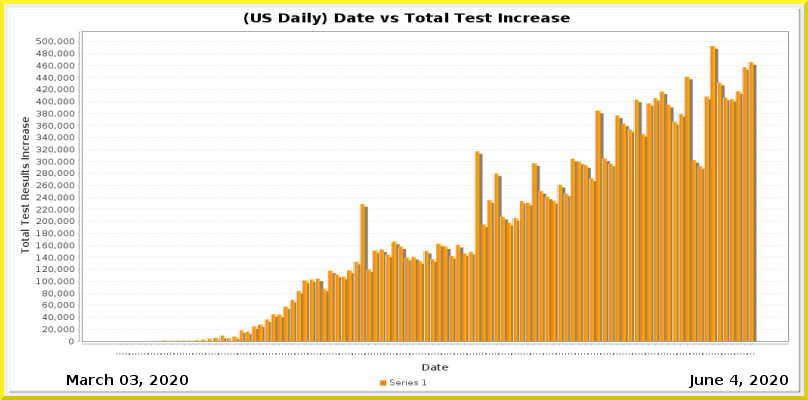
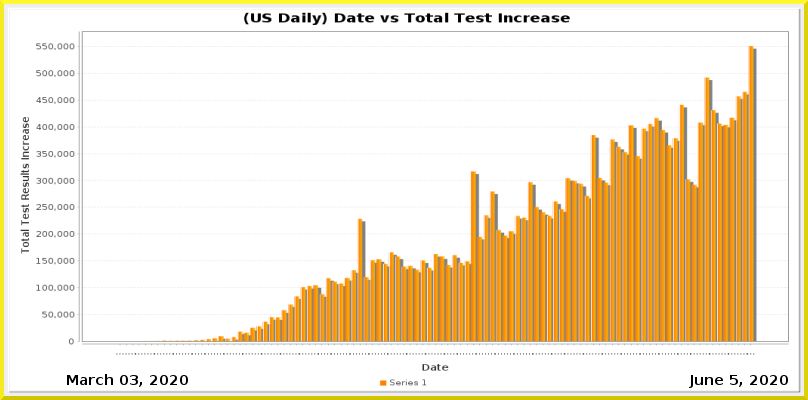
Layers edited between the first and the second 808 × 400 image:
painted on "Current Date" over 730, 375, 738, 385
painted on "Date_vs_TestIncrease.png" over 36, 38, 789, 355
